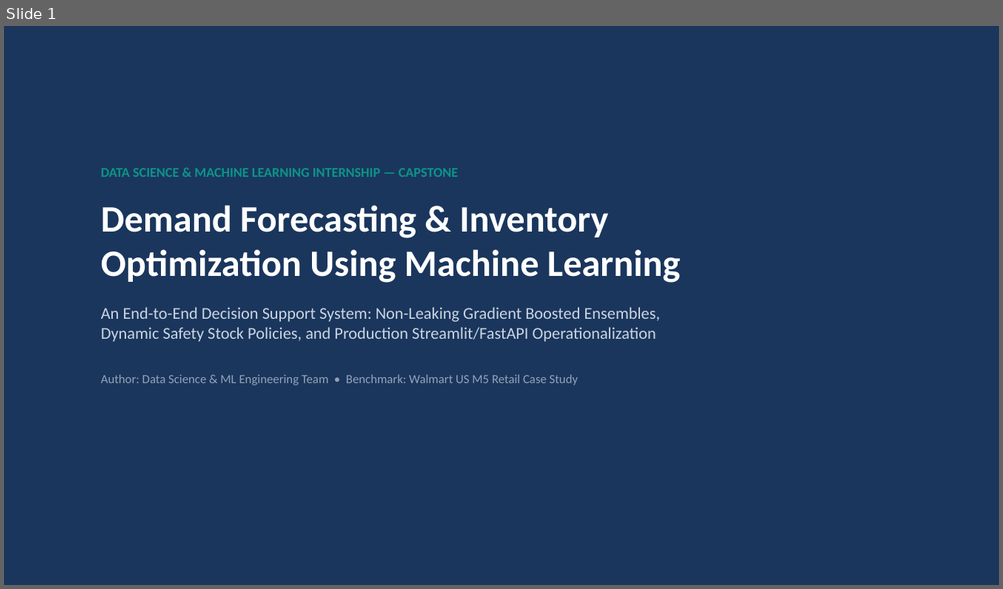
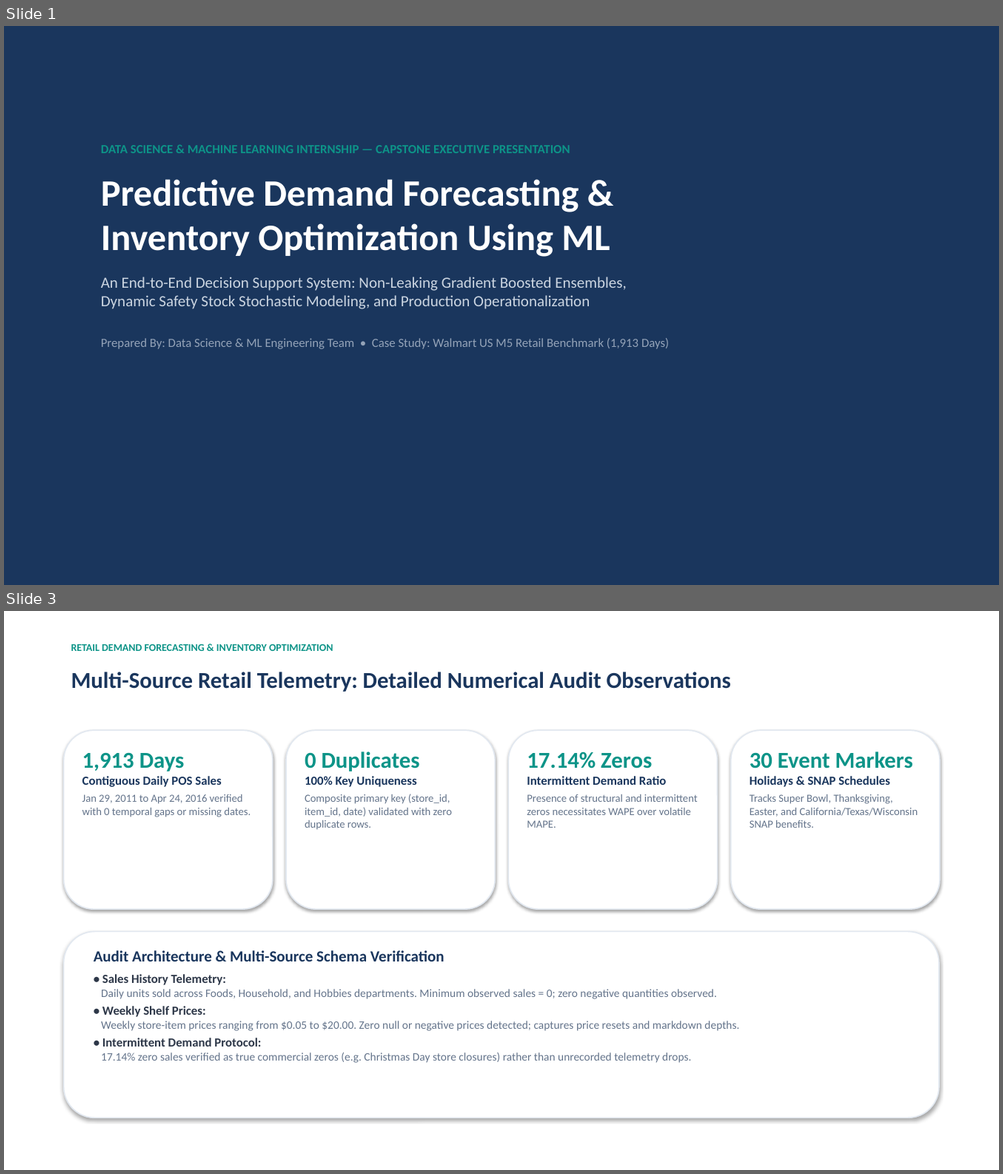
Before and after one commit to Pranav-2910/Demand-Forecasting-Inventory-Optimization-Using-Machine-Learning, a slide deck: Week 4/final_presentation.pptx. Shown one above the other, each under a label of ours: slide 1 before the commit, slides 1 and 3 after it; the slides between them are not shown. The pictures are 1003x589 and 1003x1174 pixels, drawn with LibreOffice and Linux fonts; fonts in the diff are those of the drawing. Boxes give left, top, right and bottom in pixels: in the first picture for what was removed or moved away, otherwise in the second. Text is boxed around its words. In the diff, an @@ line names an element or a change of style, - is before the commit and + after.

Commit message:
Add formal 11-page PDF analytical report, enhanced executive 14-slide presentation deck with numerical observations, and updated documentation

```diff
--- a/Week 4/final_presentation.pptx
+++ b/Week 4/final_presentation.pptx
@@ slide 3 added at bbox=[4, 611, 999, 1170], background #FFFFFF @@
@@ text added at bbox=[71, 644, 333, 651], 10 pt, text #0D9488, bold @@
+RETAIL DEMAND FORECASTING & INVENTORY OPTIMIZATION
@@ text added at bbox=[71, 672, 731, 692], 22 pt, text #1A365D, bold @@
+Multi-Source Retail Telemetry: Detailed Numerical Audit Observations
@@ rounded rectangle added at bbox=[64, 730, 273, 909], fill #FFFFFF, outline #E2E8F0 1.2 pt @@
@@ rounded rectangle added at bbox=[286, 730, 495, 909], fill #FFFFFF, outline #E2E8F0 1.2 pt @@
@@ rounded rectangle added at bbox=[509, 730, 717, 909], fill #FFFFFF, outline #E2E8F0 1.2 pt @@
@@ rounded rectangle added at bbox=[731, 730, 939, 909], fill #FFFFFF, outline #E2E8F0 1.2 pt @@
@@ text added at bbox=[82, 753, 250, 817], 10.5 pt, text #64748B @@
+1,913 Days
+Contiguous Daily POS Sales
+Jan 29, 2011 to Apr 24, 2016 verified with 0 temporal gaps or missing dates.
@@ text added at bbox=[304, 752, 452, 830], 10.5 pt, text #64748B @@
+0 Duplicates
+100% Key Uniqueness
+Composite primary key (store_id, item_id, date) validated with zero duplicate rows.
@@ text added at bbox=[526, 752, 697, 828], 10.5 pt, text #64748B @@
+17.14% Zeros
+Intermittent Demand Ratio
+Presence of structural and intermittent zeros necessitates WAPE over volatile MAPE.
@@ text added at bbox=[749, 752, 918, 828], 10.5 pt, text #64748B @@
+30 Event Markers
+Holidays & SNAP Schedules
+Tracks Super Bowl, Thanksgiving, Easter, and California/Texas/Wisconsin SNAP benefits.
@@ rounded rectangle added at bbox=[64, 932, 939, 1119], fill #FFFFFF, outline #E2E8F0 1.2 pt @@
@@ text added at bbox=[94, 951, 739, 1063], 11 pt, text #64748B @@
+Audit Architecture & Multi-Source Schema Verification
+• Sales History Telemetry:
+Daily units sold across Foods, Household, and Hobbies departments. Minimum observed sales = 0; zero negative quantities observed.
+• Weekly Shelf Prices:
+Weekly store-item prices ranging from $0.05 to $20.00. Zero null or negative prices detected; captures price resets and markdown depths.
+• Intermittent Demand Protocol:
+17.14% zero sales verified as true commercial zeros (e.g. Christmas Day store closures) rather than unrecorded telemetry drops.
@@ slide 1 changed as well @@
@@ text at bbox=[101, 145, 669, 349]: text changed; size 16 to 12 pt @@
-DATA SCIENCE & MACHINE LEARNING INTERNSHIP — CAPSTONE
-Demand Forecasting & Inventory
-Optimization Using Machine Learning
-An End-to-End Decision Support System: Non-Leaking Gradient Boosted Ensembles,
-Dynamic Safety Stock Policies, and Production Streamlit/FastAPI Operationalization
-Author: Data Science & ML Engineering Team • Benchmark: Walmart US M5 Retail Case Study
+DATA SCIENCE & MACHINE LEARNING INTERNSHIP — CAPSTONE EXECUTIVE PRESENTATION
+Predictive Demand Forecasting &
+Inventory Optimization Using ML
+An End-to-End Decision Support System: Non-Leaking Gradient Boosted Ensembles,
+Dynamic Safety Stock Stochastic Modeling, and Production Operationalization
+Prepared By: Data Science & ML Engineering Team • Case Study: Walmart US M5 Retail Benchmark (1,913 Days)
```
Also in this commit, not shown: 10 other slides changed, 2 other slides added, 1 slide removed, 4 other files.
